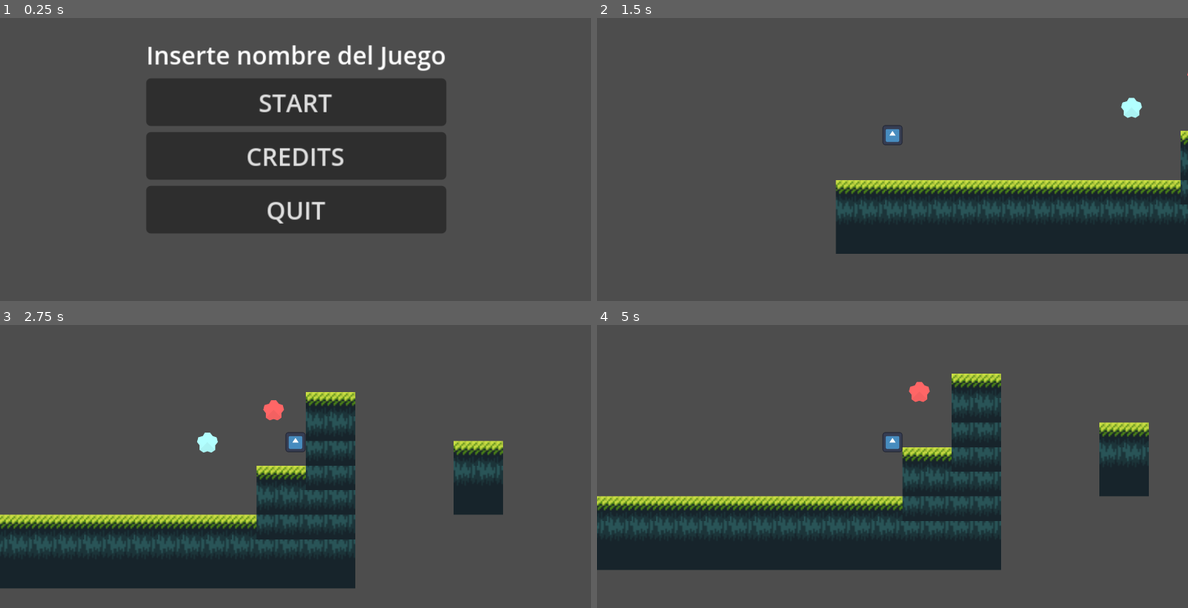
Above: before the commit, frames 1-4 (two rows, left to right).
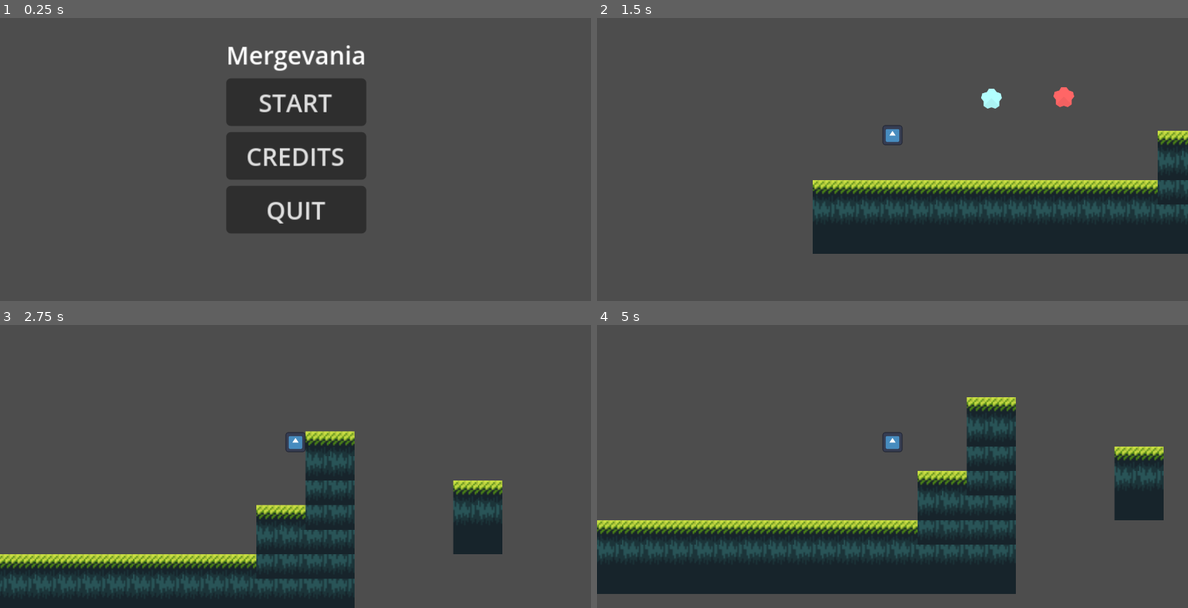
Above: after the commit, the same moments.

Repository: Cisterna-O/Juego-Proyecto-Raise-the-Sun-Interactive
Game: Godot game, scene res://scenes/main_menu.tscn
The game is run twice, just before and just after one commit, with the same random seed, the same clock (stepped at 60 frames per second) and the same inputs. The engine's default icon, where the game draws it, is replaced by a stand-in: a white triangle on a blue panel in a dark square.
Inputs:
- Up to frame 1 (0.25 s): no input
- Up to frame 2 (1.5 s): click "START" at 0.5 s; tap Enter at 1.25 s; hold Right (move_right) from 1.28 s (still down); tap Z (jump) at 1.35 s
- Up to frame 3 (2.75 s): keep holding Right (move_right); tap Z (jump) at 1.52, 1.82, 2.1, 2.27, 2.57 s
- Up to frame 4 (5 s): release Right (move_right) at 2.78 s; hold Left (move_left) 2.78-3.53 s; tap Z (jump) at 2.85, 3.6, 3.77, 4.07, 4.35, 4.52, 4.82 s; hold Right (move_right) from 3.53 s (still down)

The runs differ from the first frame. In frame 1, 15% of the frame differs, in the area x 24-76%, y 9-77%; in frame 2, 4.5%; in frame 3, 23%; in frame 4, 23%, in the area x 0-96%, y 17-96%.

Commit message:
feat: add wall-grab + small fixes

Diff:
--- a/raise-the-sun-interactive-juego/project.godot
+++ b/raise-the-sun-interactive-juego/project.godot
@@ -34,6 +34,7 @@
 "deadzone": 0.2,
 "events": [Object(InputEventKey,"resource_local_to_scene":false,"resource_name":"","device":-1,"window_id":0,"alt_press …(192 unchanged characters)…
 , Object(InputEventKey,"resource_local_to_scene":false,"resource_name":"","device":-1,"window_id":0,"alt_pressed":false …(186 unchanged characters)…
+, Object(InputEventKey,"resource_local_to_scene":false,"resource_name":"","device":-1,"window_id":0,"alt_pressed":false,"shift_pressed":false,"ctrl_pressed":false,"meta_pressed":false,"pressed":false,"keycode":0,"physical_keycode":32,"key_label":0,"unicode":32,"location":0,"echo":false,"script":null)
 ]
 }
 move_left={
--- /dev/null
+++ b/raise-the-sun-interactive-juego/scenes/Habilidades/Wallgrab.gd
@@ -0,0 +1,12 @@
+extends "res://scenes/Habilidades/Habilidad.gd"
+
+func _init():
+	nombre="Wall-grab"
+	tipo = TipoHabilidad.ACT
+	descripción="Reduce el peso del personaje."
+
+func aplicar(pje):
+	pje.can_wall_grab=true
+
+func remover(pje):
+	pje.can_wall_grab=false
--- a/raise-the-sun-interactive-juego/scenes/main.tscn
+++ b/raise-the-sun-interactive-juego/scenes/main.tscn
@@ -171,7 +171,7 @@
 shape = SubResource("WorldBoundaryShape2D_4typ4")
 
 [node name="Player" parent="." instance=ExtResource("3_o6xl0")]
-position = Vector2(70, 185)
+position = Vector2(85, 202)
 
 [node name="PauseMenu" parent="." instance=ExtResource("4_tipki")]
 process_mode = 3
@@ -181,12 +181,12 @@
 position = Vector2(726, 147)
 
 [node name="item2" parent="." instance=ExtResource("5_tbgi4")]
-position = Vector2(247, 163)
+position = Vector2(171, 157)
 habilidad_id = "light"
 
 [node name="item3" parent="." instance=ExtResource("5_tbgi4")]
-position = Vector2(290, 142)
+position = Vector2(218, 156)
 habilidad_id = "dash"
 
 [node name="StaticBody2D2" parent="." instance=ExtResource("5_tefeu")]
-position = Vector2(879, 114)
+position = Vector2(893, 114)
--- a/raise-the-sun-interactive-juego/scenes/main_menu.tscn
+++ b/raise-the-sun-interactive-juego/scenes/main_menu.tscn
@@ -28,7 +28,7 @@
 [node name="TitleLabel" type="Label" parent="VBoxContainer"]
 layout_mode = 2
 size_flags_horizontal = 4
-text = "Inserte nombre del Juego"
+text = "Mergevania"
 
 [node name="StartButton" type="Button" parent="VBoxContainer"]
 layout_mode = 2
--- a/raise-the-sun-interactive-juego/scenes/player.gd
+++ b/raise-the-sun-interactive-juego/scenes/player.gd
@@ -13,6 +13,10 @@
 const dash_speed:= 500
 const dash_cooldown:= 0.5
 var dash_cooldown_timer: float=0
+
+const wall_jump_pushback = 150
+const wall_friction = 35
+var is_wall_sliding: bool = false
 
 var habilidades: Array=[]
 const max_habilities:=2
@@ -70,7 +74,14 @@
 	if (is_on_floor() ) and Input.is_action_just_pressed("jump"): #or not coyote_timer.is_stopped()
 		velocity.y = -jump_speed
 		was_on_floor = false
-
+	####ESTO ES WALLGRAB####
+	if is_on_wall_only() and Input.is_action_pressed("move_right") and Input.is_action_just_pressed("jump"):
+		velocity.y = -jump_speed
+		velocity.x = -wall_jump_pushback
+	if is_on_wall_only() and Input.is_action_pressed("move_left") and Input.is_action_just_pressed("jump"):
+		velocity.y = -jump_speed
+		velocity.x = wall_jump_pushback
+	####ESTO ES WALLGRAB####
 	var move_input: float = Input.get_axis("move_left", "move_right")
 	if move_input!=0:
 		pivot.scale.x=sign(move_input)
@@ -90,7 +101,7 @@
 			dash_cooldown_timer-=delta
 		else:
 			can_dash=true
-
+	wall_slide(delta)
 	#if ray_cast_2d.is_colliding():
 
 	#if was_on_floor and not is_on_floor():
@@ -128,6 +139,19 @@
 
 #	audio_death_player.play()
 #	audio_death_player.finished.connect(_on_death_finished, CONNECT_ONE_SHOT)
+#########WALL SLIDE ######
+func wall_slide(delta):
+	var move_input = Input.get_axis("move_left", "move_right")
+	if not is_on_floor() and is_on_wall():
+		var facing_dir = sign(pivot.scale.x)
+		var holding_toward = (move_input * facing_dir) > 0.1
+		is_wall_sliding = holding_toward
+	else:
+		is_wall_sliding = false
+
+	if is_wall_sliding:
+		velocity.y = min(velocity.y, wall_friction)
+#########WALL SLIDE ######
 
 func _on_death_finished():
 	queue_free()
Not shown, added: raise-the-sun-interactive-juego/scenes/Habilidades/Wallgrab.gd.uid
